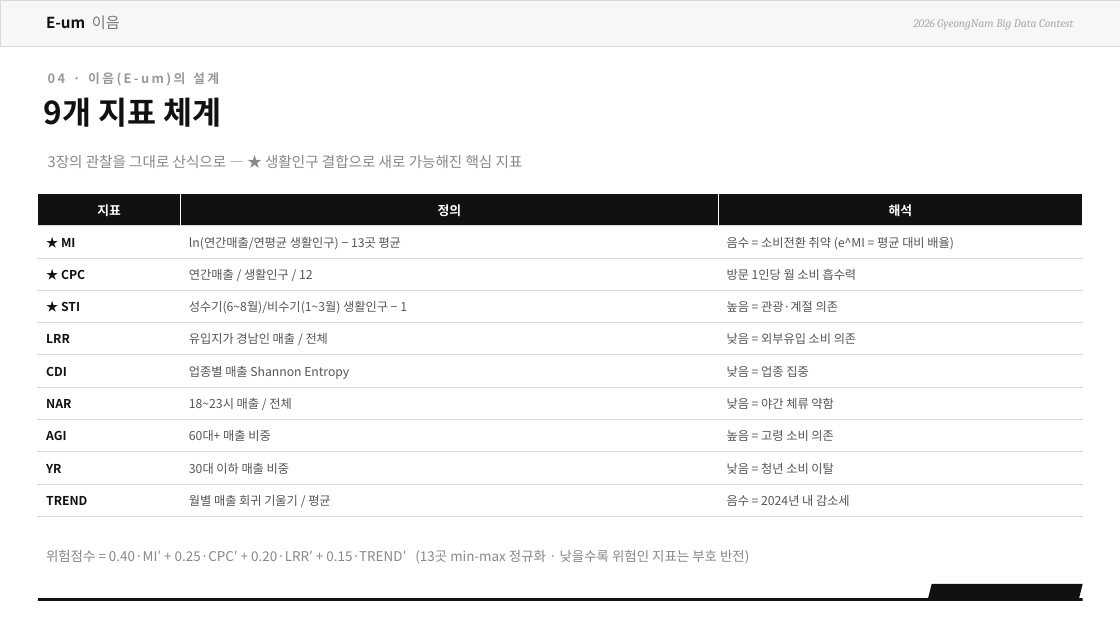
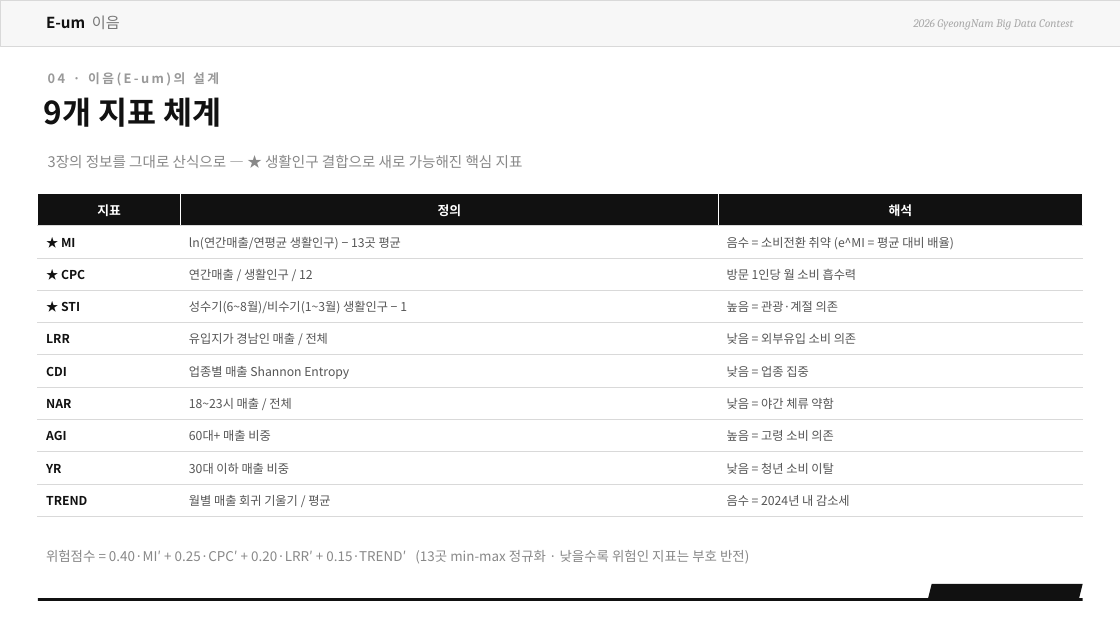
Before and after one commit to OHSUHWAN-418/BigData-Project, a slide deck: slide 9 of eum_package/이음_발표자료_v3.pptx. Drawn at 1120x630 pixels with LibreOffice and Linux fonts; fonts in the diff are those of the drawing. Boxes give left, top, right and bottom in pixels: in the first picture for what was removed or moved away, otherwise in the second. Text is boxed around its words. In the diff, an @@ line names an element or a change of style, - is before the commit and + after.

```diff
--- a/eum_package/이음_발표자료_v3.pptx
+++ b/eum_package/이음_발표자료_v3.pptx
@@ text at [48, 155, 523, 168]: text changed @@
-3장의 관찰을 그대로 산식으로 — ★ 생활인구 결합으로 새로 가능해진 핵심 지표
+3장의 정보를 그대로 산식으로 — ★ 생활인구 결합으로 새로 가능해진 핵심 지표
```
Also in this commit, not shown: 1 other slide changed, 4 other files.
